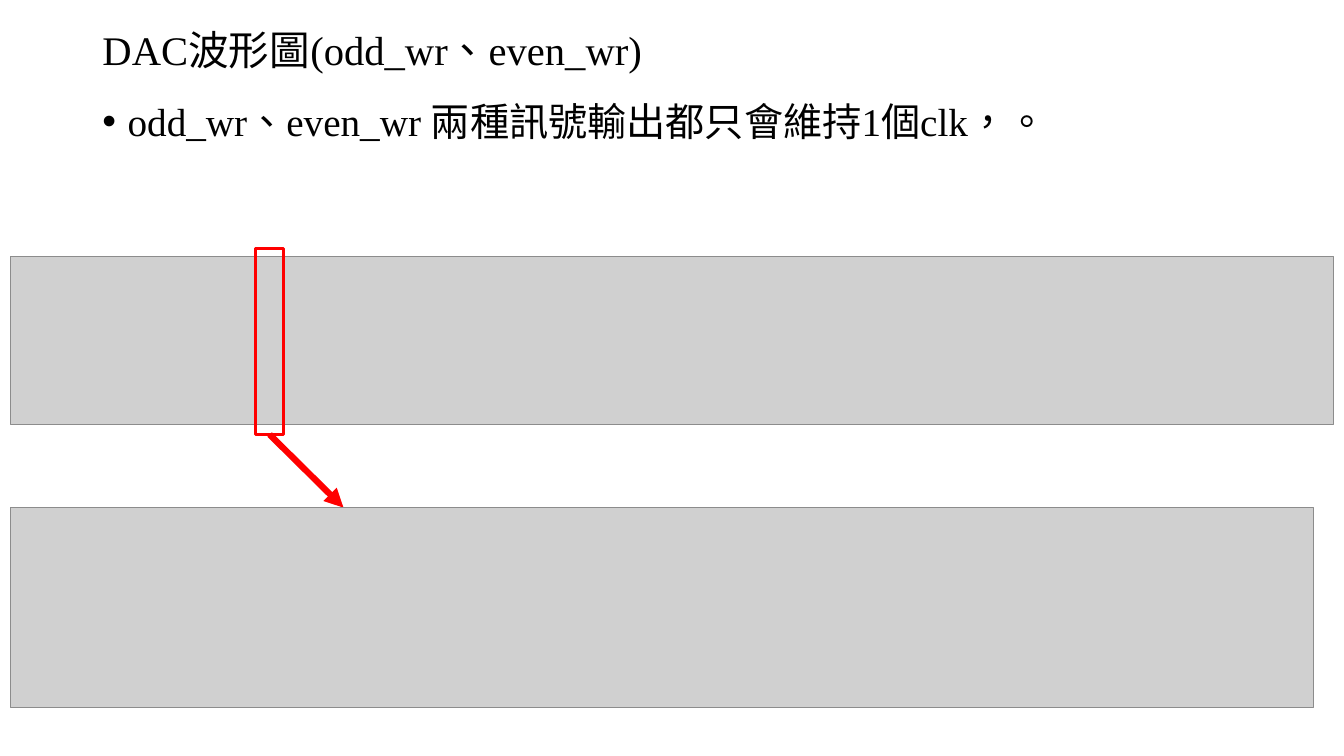
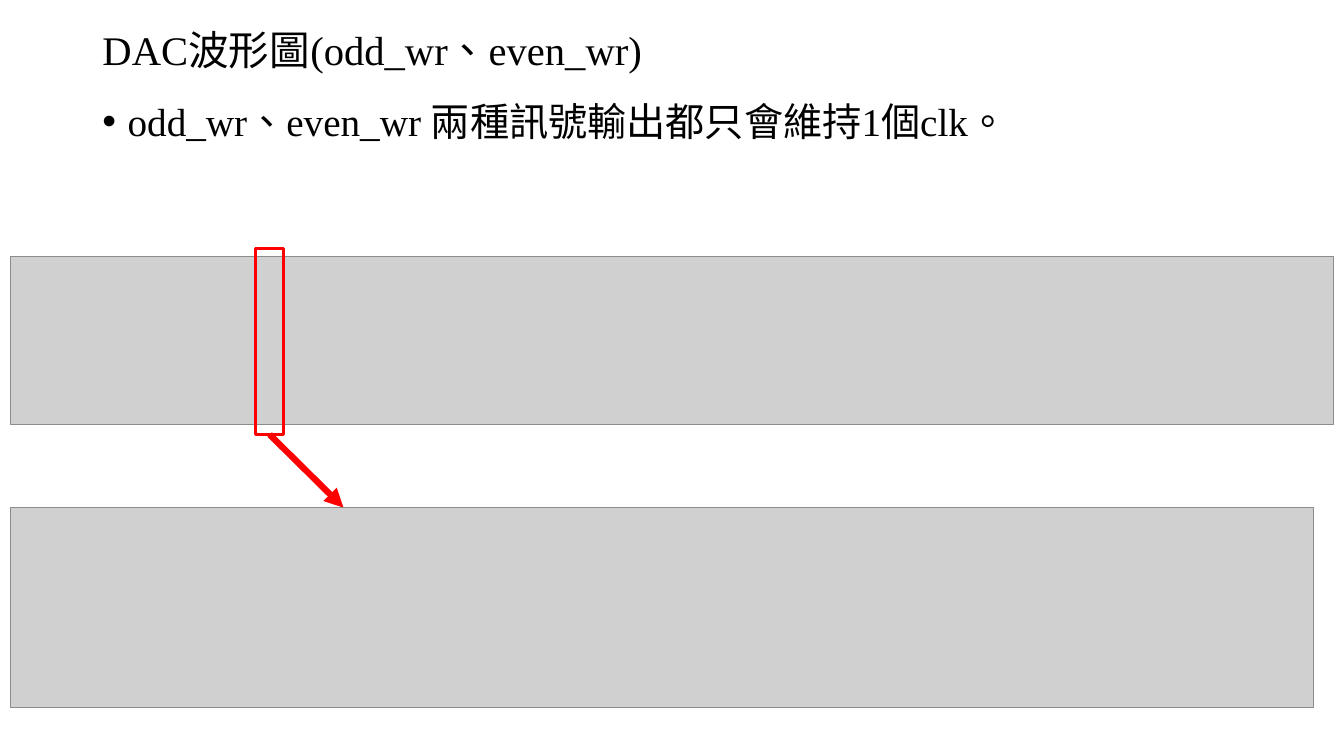
Before and after one commit to Chi-Yung/Chi-Yung, a slide deck: slide 15 of 報告.pptx. Drawn at 1344x756 pixels with LibreOffice and Linux fonts; fonts in the diff are those of the drawing; grey boxes stand for pictures. Boxes give left, top, right and bottom in pixels: in the first picture for what was removed or moved away, otherwise in the second. Text is boxed around its words. In the diff, an @@ line names an element or a change of style, - is before the commit and + after.

```diff
--- a/報告.pptx
+++ b/報告.pptx
@@ text at <box>128,103,1007,141</box>: text changed @@
-• odd_wr、even_wr 兩種訊號輸出都只會維持1個clk，。
+• odd_wr、even_wr 兩種訊號輸出都只會維持1個clk。
```
Also in this commit, not shown: 5 other slides changed.
